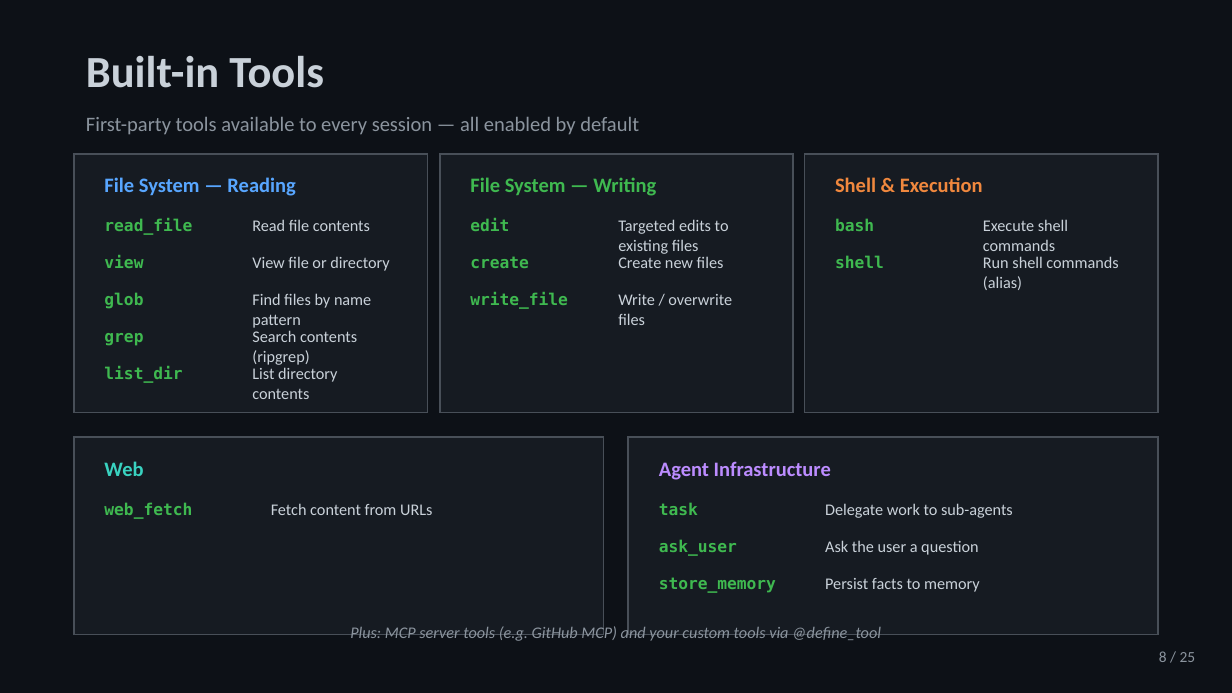
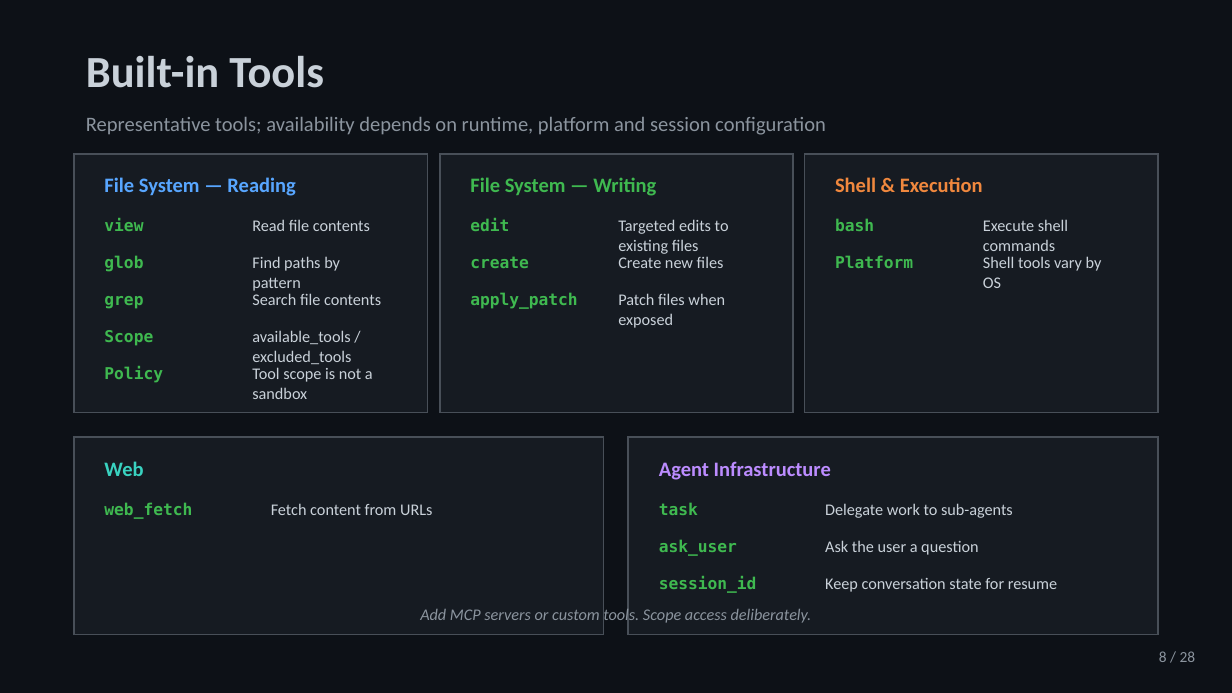
Before and after one commit to jeffrey-groneberg/ghcp_sdk, a slide deck: slide 8 of GitHub-Copilot-SDK.pptx. Drawn at 1232x693 pixels with LibreOffice and Linux fonts; fonts in the diff are those of the drawing. Boxes give left, top, right and bottom in pixels: in the first picture for what was removed or moved away, otherwise in the second. Text is boxed around its words. In the diff, an @@ line names an element or a change of style, - is before the commit and + after.

```diff
--- a/GitHub-Copilot-SDK.pptx
+++ b/GitHub-Copilot-SDK.pptx
@@ text at (x1=86, y1=117, x2=826, y2=135): text changed @@
-First-party tools available to every session — all enabled by default
+Representative tools; availability depends on runtime, platform and session configuration
@@ text removed at (x1=104, y1=218, x2=192, y2=235) @@
-read_file
@@ text at (x1=252, y1=256, x2=340, y2=291): text changed @@
-View file or directory
+Find paths by pattern
@@ text at (x1=835, y1=255, x2=913, y2=268): text changed @@
-shell
+Platform
@@ text at (x1=983, y1=256, x2=1102, y2=288): text changed @@
-Run shell commands (alias)
+Shell tools vary by OS
@@ 3 texts moved together from (x1=104, y1=255, x2=143, y2=346) to (x1=104, y1=218, x2=143, y2=309) @@
@@ text at (x1=252, y1=293, x2=381, y2=305): text changed @@
-Find files by name pattern
+Search file contents
@@ text at (x1=470, y1=292, x2=577, y2=309): text changed @@
-write_file
+apply_patch
@@ text at (x1=618, y1=293, x2=725, y2=328): text changed @@
-Write / overwrite files
+Patch files when exposed
@@ text added at (x1=104, y1=330, x2=153, y2=346), 9.5 pt, text #3FB950, bold @@
+Scope
@@ text at (x1=252, y1=330, x2=351, y2=364): text changed @@
-Search contents (ripgrep)
+available_tools / excluded_tools
@@ text at (x1=104, y1=366, x2=163, y2=383): text changed @@
-list_dir
+Policy
@@ text at (x1=252, y1=367, x2=373, y2=399): text changed @@
-List directory contents
+Tool scope is not a sandbox
@@ text at (x1=659, y1=576, x2=757, y2=593): text changed @@
-store_memory
+session_id
@@ text at (x1=825, y1=578, x2=1057, y2=592): text changed @@
-Persist facts to memory
+Keep conversation state for resume
@@ text at (x1=420, y1=608, x2=812, y2=626): text changed @@
-Plus: MCP server tools (e.g. GitHub MCP) and your custom tools via @define_tool
+Add MCP servers or custom tools. Scope access deliberately.
@@ text at (x1=1159, y1=651, x2=1196, y2=662): text changed @@
-8 / 25
+8 / 28
```
Also in this commit, not shown: 27 other slides changed, 23 other files.
